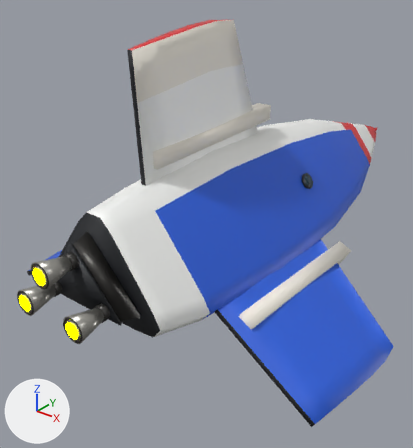
Before and after pictures for a commit that changed the glTF model ThoriumGap_JS/models/Ship_Standard_15.glb.
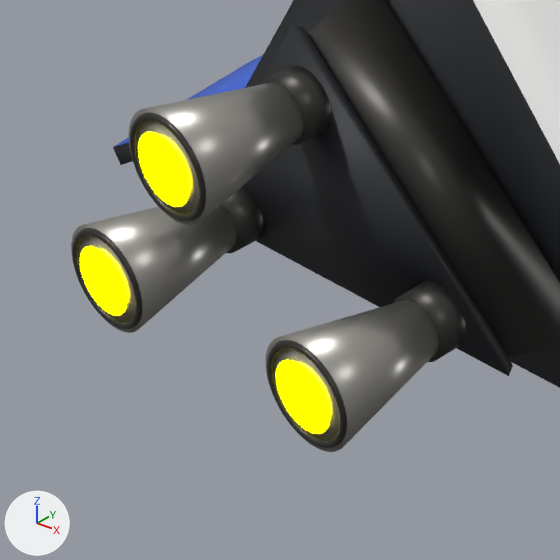
Old and new are each drawn whole from a 50 mm camera at (4.16, -6.49, 3.16) aimed at (-0.39, -0.81, -0.36) and again close up on the part from 0% to 32% of the width and 53% to 83% of the height. Lighting does not change. The marker at lower left points along +X, +Y and +Z. The first two pictures are the older version. Where no turn or scale is listed for an object, it has been applied to the vertices.

The first close-up shows 'EngineBell_Dorsal_BurnishedNozzle', 'EngineBell_LowerLeft_BurnishedNozzle', 'EngineBell_LowerRight_BurnishedNozzle', 'EngineBlock_AftTriFoldTrimFrame', 'EngineBlock_AftTriangularIntegratedMountPlate', 'EngineEmitter', 'EngineLip_Dorsal_DarkRim', 'EngineLip_LowerLeft_DarkRim', 'EngineLip_LowerRight_DarkRim', 'EngineThroat_Dorsal_DarkSocket', 'EngineThroat_LowerRight_DarkSocket', 'Fuselage_RoundedTriangleTriFoldBody' and 2 more.
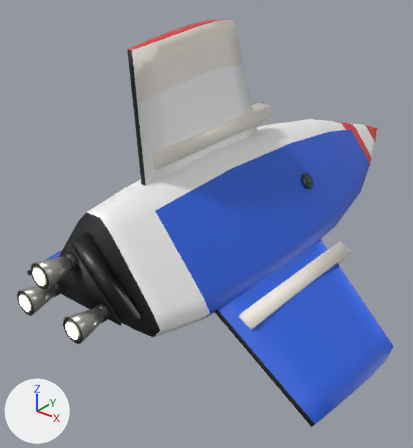
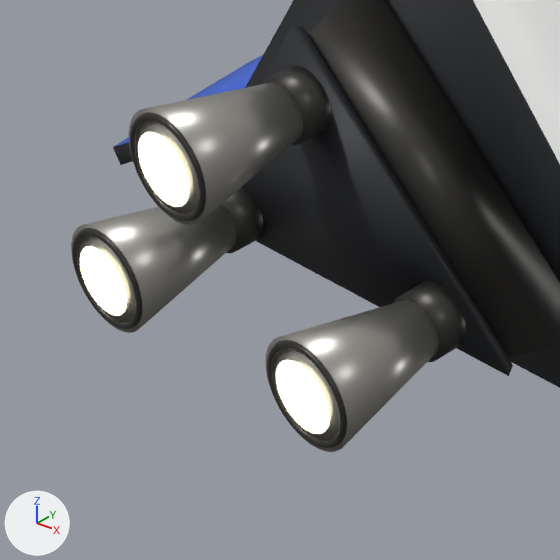
Boxes [x1, y1, x2, y2] around the edits, measured in the close-ups (560 x 560 px):
'EngineEmitter', recoloured
    both: [80, 132, 330, 434]

What changed in the scene script:
```text
Change mat_engineglow:
    mat_engineglow.emission_color: (1.0, 1.0, 0.0) -> (0.62, 0.57, 0.4)  # yellow #ffff00 -> beige #cec7aa
```
